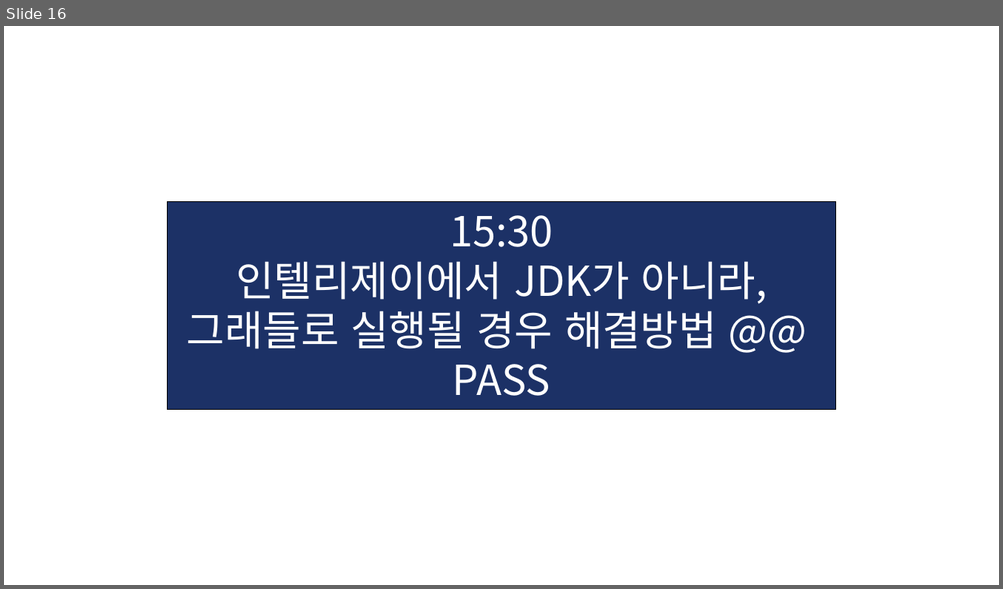
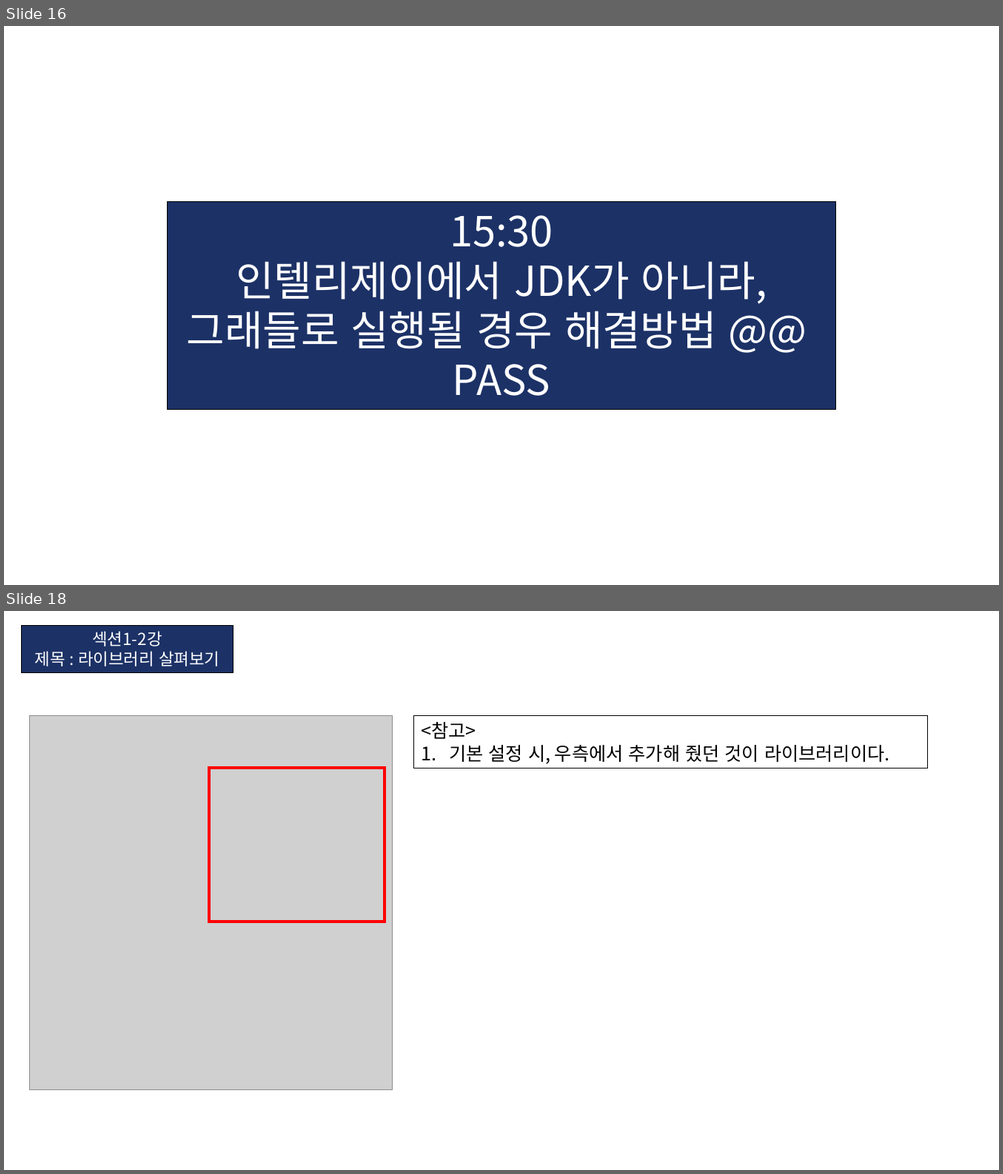
Before and after one commit to KIM-BEOMSOO/study, a slide deck: 00.공부 정리(최종)/12.Spring-Boot/03.인프런_김영한_스프링 입문/01.인프런_깅영한_Spring-Boot.pptx. Shown one above the other, each under a label of ours: slide 16 before the commit, slides 16 and 18 after it; the slides between them are not shown. The pictures are 1003x589 and 1003x1174 pixels, drawn with LibreOffice and Linux fonts; fonts in the diff are those of the drawing; grey boxes stand for pictures. Boxes give left, top, right and bottom in pixels: in the first picture for what was removed or moved away, otherwise in the second. Text is boxed around its words. In the diff, an @@ line names an element or a change of style, - is before the commit and + after.

```diff
--- a/00.공부 정리(최종)/12.Spring-Boot/03.인프런_김영한_스프링 입문/01.인프런_깅영한_Spring-Boot.pptx
+++ b/00.공부 정리(최종)/12.Spring-Boot/03.인프런_김영한_스프링 입문/01.인프런_깅영한_Spring-Boot.pptx
@@ slide 18 added at [4, 611, 999, 1170], background #FFFFFF @@
@@ rectangle added at [21, 625, 233, 673], fill #1C3166, outline #000000 0.75 pt, 16 pt, text #FFFFFF @@
+섹션1-2강
+제목 : 라이브러리 살펴보기
@@ picture added at [29, 716, 392, 1091] @@
@@ rectangle added at [414, 716, 928, 769], outline #000000 0.75 pt, 18 pt, text #000000 @@
+<참고>
+1. 기본 설정 시, 우측에서 추가해 줬던 것이 라이브러리이다.
@@ rectangle added at [209, 768, 384, 921], outline #FF0000 3 pt @@
```
Also in this commit, not shown: 16 other slides added.
